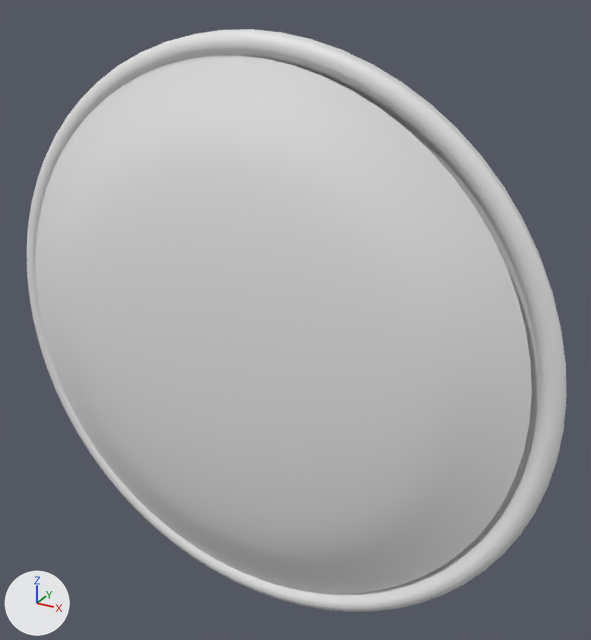
The Blender file модель/clock.blend as it was, and as the next commit left it.
One viewpoint serves both versions: a 50 mm lens placed at (0.503, -0.812, 0.461), pointed at (0.044, 0.022, 0.043). The lights are fixed; the arrows at lower left show +X, +Y and +Z.

Script lines for the objects in view, before the commit:
```python
me_cylinder = bpy.data.meshes.new('Cylinder')
me_cylinder.from_pydata(...)  # 160 vertices, 146 faces; spans x -0.413..0.4, y -0.017..0.027, z -0.401..0.401
me_cylinder.polygons.foreach_set('use_smooth', [True] * 146)
me_cylinder_003 = bpy.data.meshes.new('Cylinder.003')
me_cylinder_003.from_pydata(...)  # 160 vertices, 145 faces; spans x -0.93..0.93, y -0.93..0.93, z 0.03..0.2
me_cylinder_003.polygons.foreach_set('use_smooth', [True] * 145)
ob_glass_на_будущее__удаляйте_смело = bpy.data.objects.new('glass(на будущее, удаляйте смело)', me_cylinder_003)
ob_glass_на_будущее__удаляйте_смело.parent = ob_struct
ob_glass_на_будущее__удаляйте_смело.matrix_parent_inverse = Matrix(((1.0, 0.0, 0.0, -3.529), (0.0, 1.0, 0.0, -2.875), (0.0, 0.0, 1.0, -3.708), (0.0, 0.0, 0.0, 1.0)))
ob_glass_на_будущее__удаляйте_смело.location = (3.518, 2.875, 3.708)
ob_glass_на_будущее__удаляйте_смело.rotation_euler = (1.571, 0.0, 0.0)  # degrees (90, 0, 0)
ob_glass_на_будущее__удаляйте_смело.scale = (0.401, 0.401, 0.401)
_m = ob_glass_на_будущее__удаляйте_смело.modifiers.new('Subdivision', 'SUBSURF')
_m.levels = 2
ob_struct = bpy.data.objects.new('struct', me_cylinder)
ob_struct.location = (0.0, 0.0, 0.0)
_m = ob_struct.modifiers.new('Subdivision', 'SUBSURF')
_m.levels = 2
```
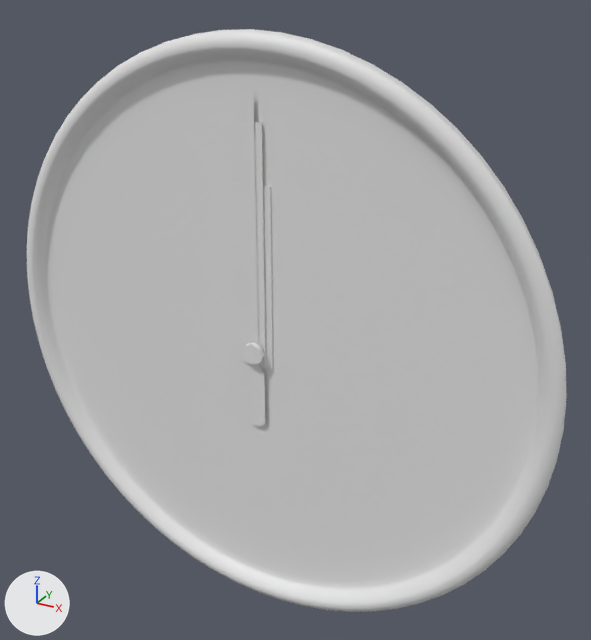
Location of each change, (x1, y1, x2, y2) in pixels of the pictures (591 x 640 px):
'glass(на будущее, удаляйте смело)', deleted
    before: (35, 55, 532, 594)
'struct', unchanged, uncovered by the edit
    both: (27, 29, 567, 612)
'minute hand', unchanged, uncovered by the edit
    after: (240, 121, 266, 368)
'second hand', unchanged, uncovered by the edit
    after: (246, 94, 265, 426)
'hour hand', unchanged, uncovered by the edit
    after: (236, 182, 273, 369)

Edits to the bpy script that builds the scene:
```text
Remove ob_glass_на_будущее__удаляйте_смело:
    ob_glass_на_будущее__удаляйте_смело = bpy.data.objects.new('glass(на будущее, удаляйте смело)', me_cylinder_003)
    ob_glass_на_будущее__удаляйте_смело.parent = ob_struct
    ob_glass_на_будущее__удаляйте_смело.matrix_parent_inverse = Matrix(((1.0, 0.0, 0.0, -3.529), (0.0, 1.0, 0.0, -2.875), (0.0, 0.0, 1.0, -3.708), (0.0, 0.0, 0.0, 1.0)))
    ob_glass_на_будущее__удаляйте_смело.location = (3.518, 2.875, 3.708)
    ob_glass_на_будущее__удаляйте_смело.rotation_euler = (1.571, 0.0, 0.0)  # degrees (90, 0, 0)
    ob_glass_на_будущее__удаляйте_смело.scale = (0.401, 0.401, 0.401)
    _m = ob_glass_на_будущее__удаляйте_смело.modifiers.new('Subdivision', 'SUBSURF')
    _m.levels = 2
```
